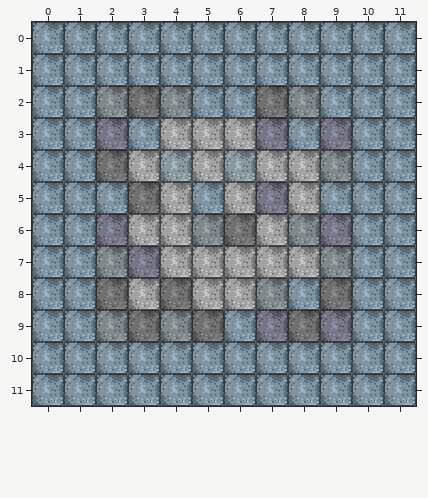
Two versions of a level (Tiled map, Assets/Resources/Rooms/PuzzlesPlusAwesome/RoomA.tmx). The first picture shows the starting point.
Cells are 32x32 px. Shown: x 0..11, y 0..11.
After the commit:
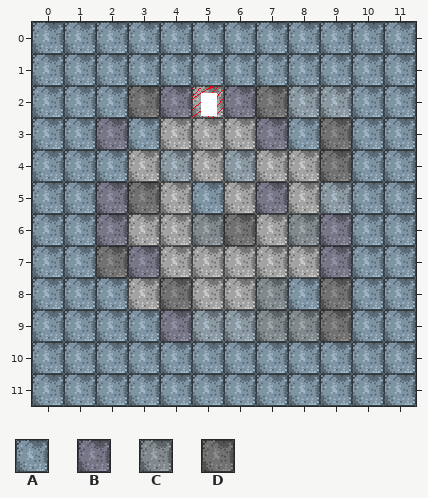
Key: from "RoomEditorImage": A 31, B 32, C 33, D 34.
_ is an empty cell.
Tiles replaced or removed in this view: A, B, C, D.
The exact change:
Changed rows in their new state; . is an unchanged cell.
Layer "P2 Only" (now hidden):
first column x 5:
 2 _
Layer "Wall3" (now hidden):
first column x 2:
 2 _.___._.
 3 ......._
 4 _......_
 5 _.......
 7 _......_
 8 _.......
 9 ____.___
Changed places in both pictures, as pixel boxes (x1, y1, x2, y2):
removed: (96, 86, 128, 118)
removed: (160, 86, 256, 118)
removed: (288, 86, 352, 182)
removed: (96, 150, 128, 214)
removed: (96, 246, 224, 342)
removed: (320, 246, 352, 278)
removed: (256, 310, 352, 342)
